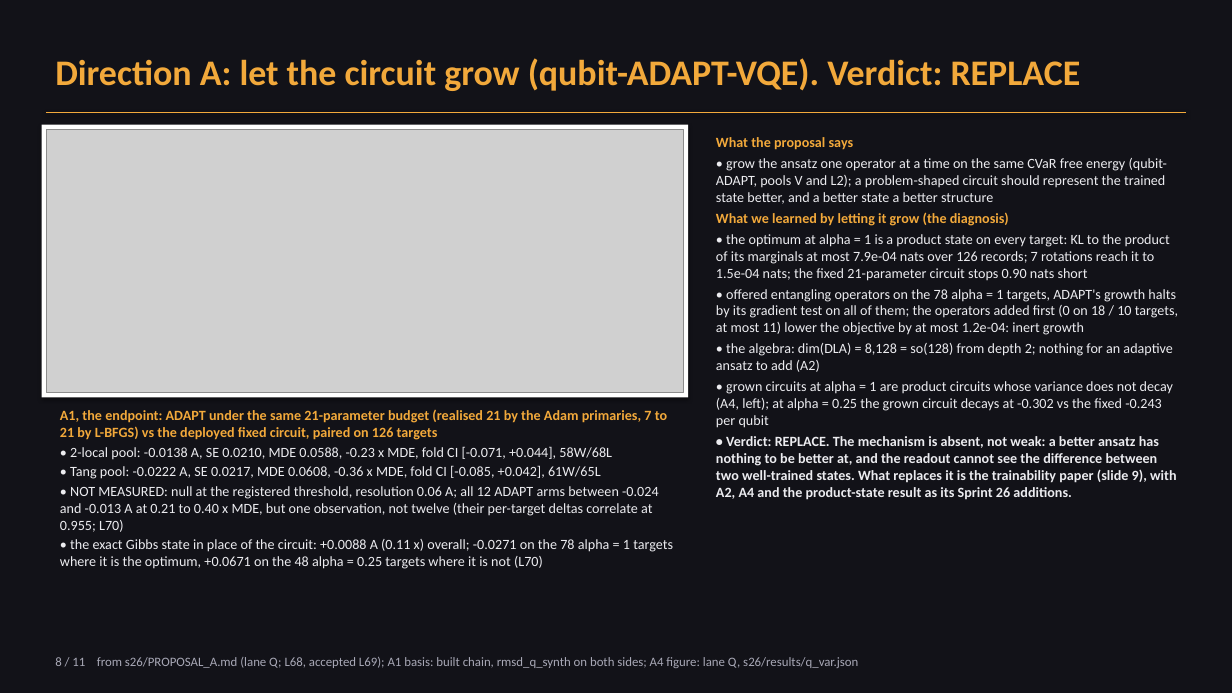
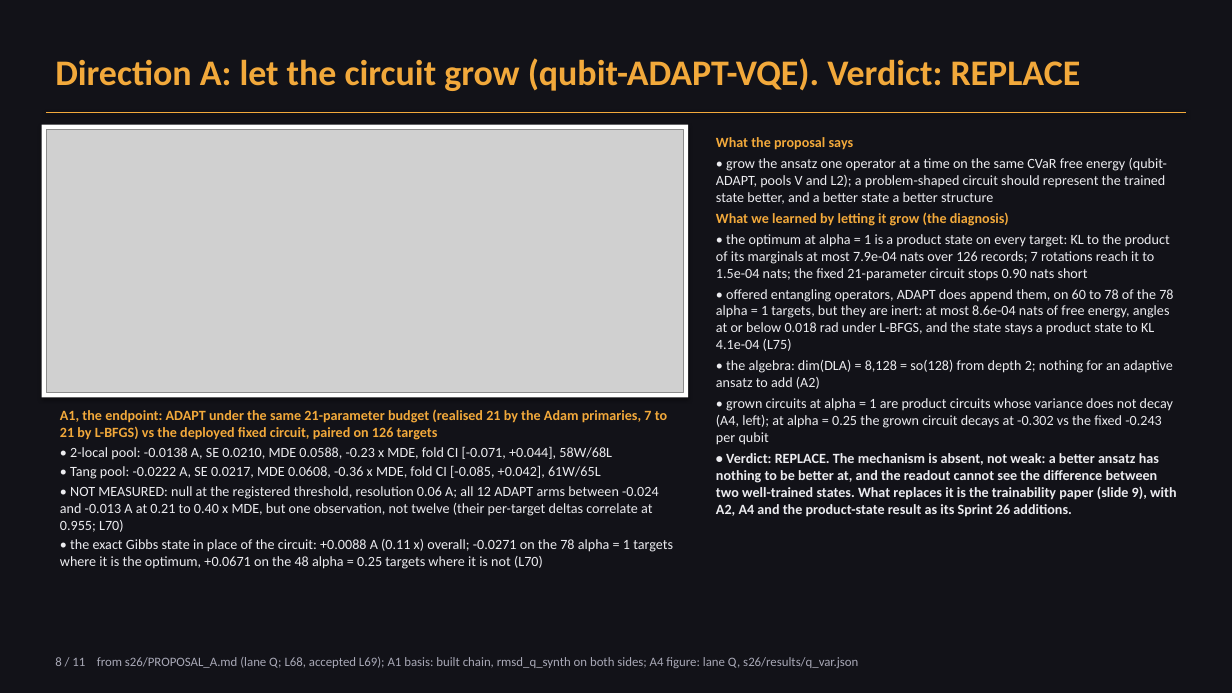
Before and after one commit to abe-narayan/cvar-vqe-protein-folding-v3, a slide deck: slide 8 of vqe_research_overview.pptx. Drawn at 1232x693 pixels with LibreOffice and Linux fonts; fonts in the diff are those of the drawing; grey boxes stand for pictures. Boxes give left, top, right and bottom in pixels: in the first picture for what was removed or moved away, otherwise in the second. Text is boxed around its words. In the diff, an @@ line names an element or a change of style, - is before the commit and + after.

```diff
--- a/vqe_research_overview.pptx
+++ b/vqe_research_overview.pptx
@@ text at [716,289,1173,351]: text changed @@
-• offered entangling operators on the 78 alpha = 1 targets, ADAPT's growth halts by its gradient test on all of them; the operators added first (0 on 18 / 10 targets, at most 11) lower the objective by at most 1.2e-04: inert growth
+• offered entangling operators, ADAPT does append them, on 60 to 78 of the 78 alpha = 1 targets, but they are inert: at most 8.6e-04 nats of free energy, angles at or below 0.018 rad under L-BFGS, and the state stays a product state to KL 4.1e-04 (L75)
```
Also in this commit, not shown: 1 other slide changed, 12 other files.
